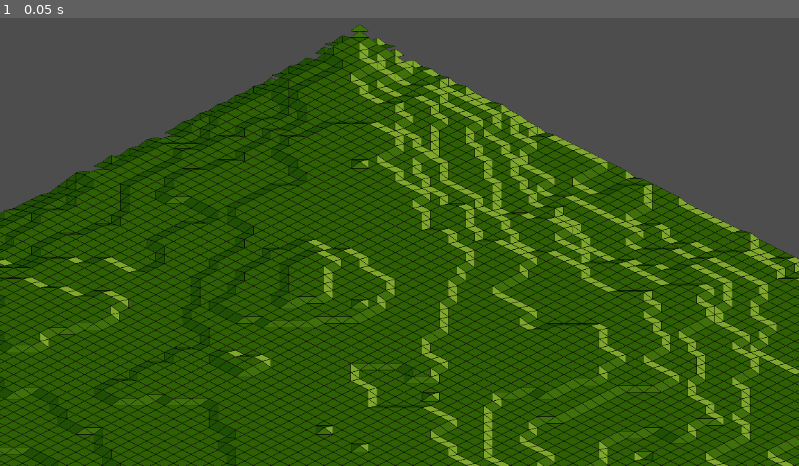
Above: before the commit, frame 1.
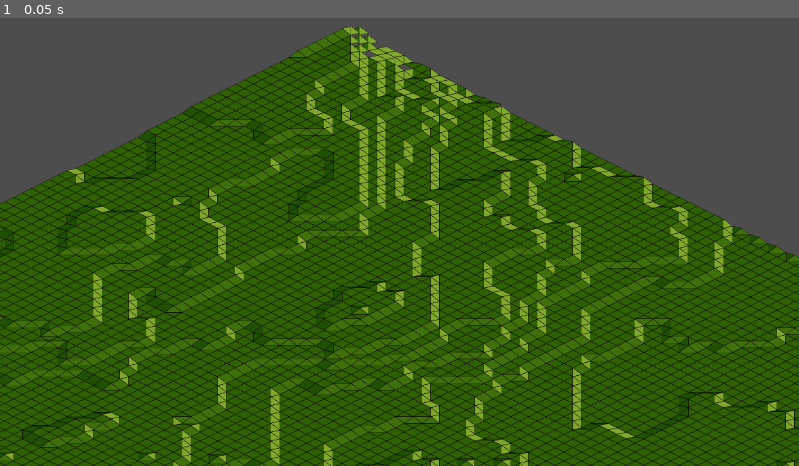
Above: after the commit, the same moment.

Repository: aligator/height-tile-map-godot
Game: Godot game, scene res://world.tscn
Same seed, same stepped clock (60 frames per second), same inputs: the game is played once before the commit and once after it.
Inputs:
- Up to frame 1 (0.05 s): no input

The runs differ from the first frame. In frame 1, 30% of the frame differs, in the area x 0-100%, y 1-100%.

Commit message:
Partly reimplement the diamond square algorithm

Diff:
--- a/heightTileMap/HeightTileMap.gd
+++ b/heightTileMap/HeightTileMap.gd
@@ -1,8 +1,9 @@
 extends Node2D
 class_name HeightTileMap
 
-@export var size: int = 10
+@export var size: int = 16
 @export var max_height: int = 16
+@export var roughness: float = 30
 @export var shift: Vector2i = Vector2i(0, -8)
 @export var base_tile_map: TileMap
 @export var mapper_script: GDScript
@@ -17,7 +18,7 @@
 # Called when the node enters the scene tree for the first time.
 func _ready():
 	var rand = RandomNumberGenerator.new()
-	heights = DiamondSquare.generate(size+1, 10, max_height-1, rand)
+	heights = DiamondSquare.generate(size+1, roughness, max_height-1, rand)
 
 	# print the map line by line
 	for y in range(heights.size()):
--- a/scripts/diamondSquare.gd
+++ b/scripts/diamondSquare.gd
@@ -1,13 +1,42 @@
+# This script implements the diamond square algorithm.
+# It is built using the following ressources:
+# https://medium.com/@nickobrien/diamond-square-algorithm-explanation-and-c-implementation-5efa891e486f
+# https://peterellisjones.com/posts/generating-transport-tycoon-terrain/
+# https://craftofcoding.wordpress.com/tag/diamond-square-algorithm/
+
 extends Node
 
 class_name DiamondSquare
 
-static func _get_or(map: Array[Array], x, y, default):
-	if x < 0 or x >= map.size():
-		return default
-	if y < 0 or y >= map[x].size():
-		return default
-	return map[x][y]
+static func print_map(map):
+	# Print the map line by line
+	for x in range(0, map.size()):
+		var line = ""
+		for y in range(0, map[x].size()):
+			line += str(map[x][y]) + " "
+		print(line)
+	print("_______________")
+
+static func diamondStep(map: Array[Array], x: int, y: int, reach: int, size: int, roughness: float, max_height: int, rand: RandomNumberGenerator):
+	var count = 0
+	var avg = 0.0
+	if x - reach >= 0:
+		avg += map[x-reach][y-reach]
+		count+=1
+	if x + reach < size:
+		avg += map[x+reach][y]
+		count+=1
+	if y - reach >= 0:
+		avg += map[x][y-reach]
+		count+=1
+	if y + reach < size:
+		avg += map[x][y+reach]
+		count+=1
+
+	avg += rand.randf_range(-roughness, roughness)
+	avg /= count
+	map[x][y] = clampi(roundi(avg), 0, max_height)
+
 
 # generate a height map as a two dimensional array out of integers.
 # Size must be 2^n + 1 -> 3, 5, 9, 17, ... 257
@@ -28,8 +57,8 @@
 
 	var side_length: int = size - 1
 	while side_length >= 2:
-		var half_length = roundi(side_length / 2.0);
-		# Caclulate the diamond values
+		var half_length = floori(side_length / 2.0);
+		# Caclulate the ssquare values
 		for x in range(0, size - 1, side_length):
 			for y in range(0, size - 1, side_length):
 
@@ -43,32 +72,30 @@
 				avg += rand.randf_range(-roughness, roughness)
 
 				# Set the center to the average of the corners + random value
-				map[x + half_length][y + half_length] = clampi(roundi(avg), 0, max_height)
+				avg = clampi(roundi(avg), 0, max_height)
 
-		# Calculate the square values
-		for x in range(0, size, half_length):
-			for y in range((x + half_length) % side_length, size, side_length):
-				# avg over the 4 corners of the diamond
-				var left = map[(x - half_length + size) % size][y]
-				var right = map[(x + half_length) % size][y]
-				var top = map[x][(y - half_length + size) % size]
-				var bottom = map[x][(y + half_length) % size]
+				map[x + half_length][y + half_length] = avg
 
-				var avg = (left + right + top + bottom) / 4.0
-				avg += rand.randf_range(-roughness, roughness)
+		print_map(map)
 
-				# Set the center to the average of the corners + random value
-				map[x][y] = clampi(roundi(avg), 0, max_height)
+		# Calculate the diamondSteps
+		var col = 0
+		for x in range(0, size+half_length, half_length):
+			col += 1
+			# If this is an odd column
+			if col % 2 == 1:
+				for y in range(half_length, size, side_length):
+					diamondStep(map, x % size, y % size, half_length, size, roughness, max_height, rand)
+			else:
+				for y in range(0, size, side_length):
+					diamondStep(map, x % size, y % size, half_length, size, roughness, max_height, rand)
+
+		print_map(map)
 
 		roughness /= 2.0
 		side_length /= 2
 
-	# Print the map line by line
-	for y in range(0, size):
-		var line = ""
-		for x in range(0, size):
-			line += str(map[x][y]) + " "
-		print(line)
+	print_map(map)
 
 	# Return the map
 	return map
--- a/world.tscn
+++ b/world.tscn
@@ -44,7 +44,7 @@
 layer_0/tile_data = PackedInt32Array(-458744, 786432, 0, -458742, 786432, 0, -458743, 786432, 0, -458745, 786432, 0)
 
 [node name="HeightTileMap2" parent="." instance=ExtResource("2_k0jk2")]
-size = 128
+size = 256
 
 [node name="Camera2D" type="Camera2D" parent="."]
 position = Vector2(175, 728)
Binary file changed: example_map.png
